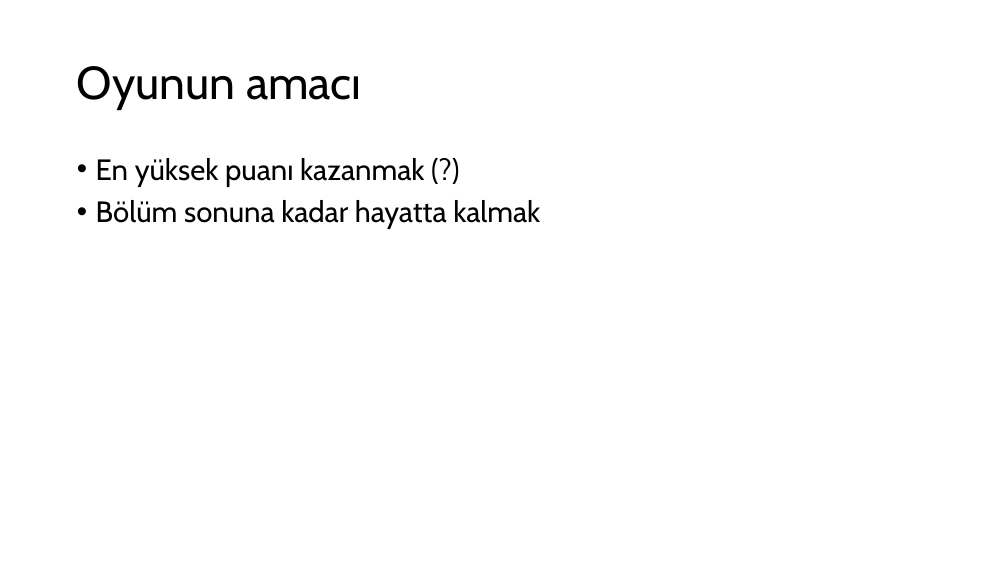
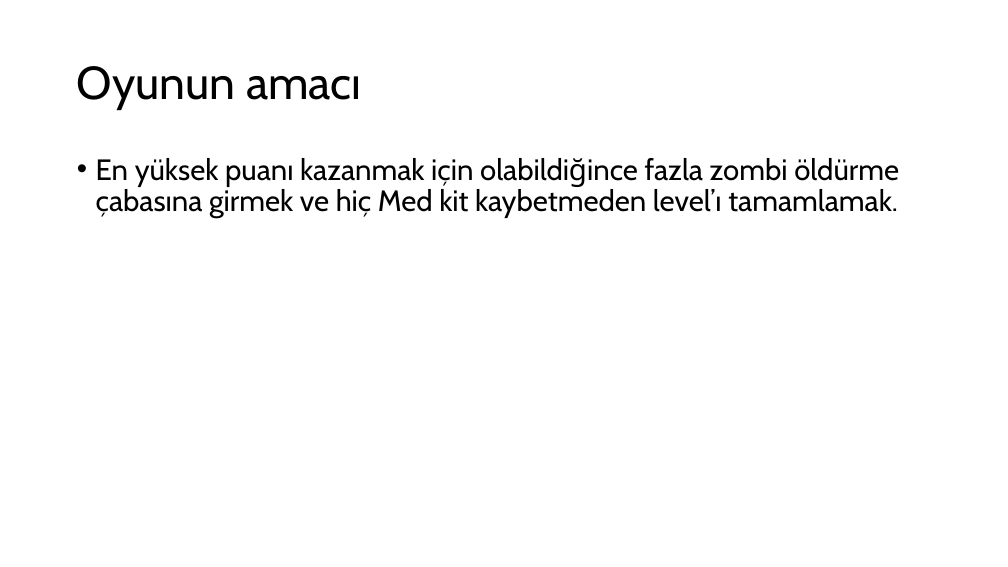
Before and after one commit to mushuacan/DGD306-BrutalistStudios-ZombiSlayers, a slide deck: slide 6 of Dökümanlar/Zombi Slayers.pptx. Drawn at 1008x567 pixels with LibreOffice and Linux fonts; fonts in the diff are those of the drawing. Boxes give left, top, right and bottom in pixels: in the first picture for what was removed or moved away, otherwise in the second. Text is boxed around its words. In the diff, an @@ line names an element or a change of style, - is before the commit and + after.

Commit message:
Updated Zombi Slayers Mushu PowerPoint document
Document is 2 times better now. I am hopeful that it will help Unity Developer so much.

```diff
--- a/Dökümanlar/Zombi Slayers.pptx
+++ b/Dökümanlar/Zombi Slayers.pptx
@@ text at (96,158,899,219): text changed @@
-• En yüksek puanı kazanmak (?)
-• Bölüm sonuna kadar hayatta kalmak
+• En yüksek puanı kazanmak için olabildiğince fazla zombi öldürme çabasına girmek ve hiç Med kit kaybetmeden level’ı tamamlamak.
```
Also in this commit, not shown: 10 other slides changed.
